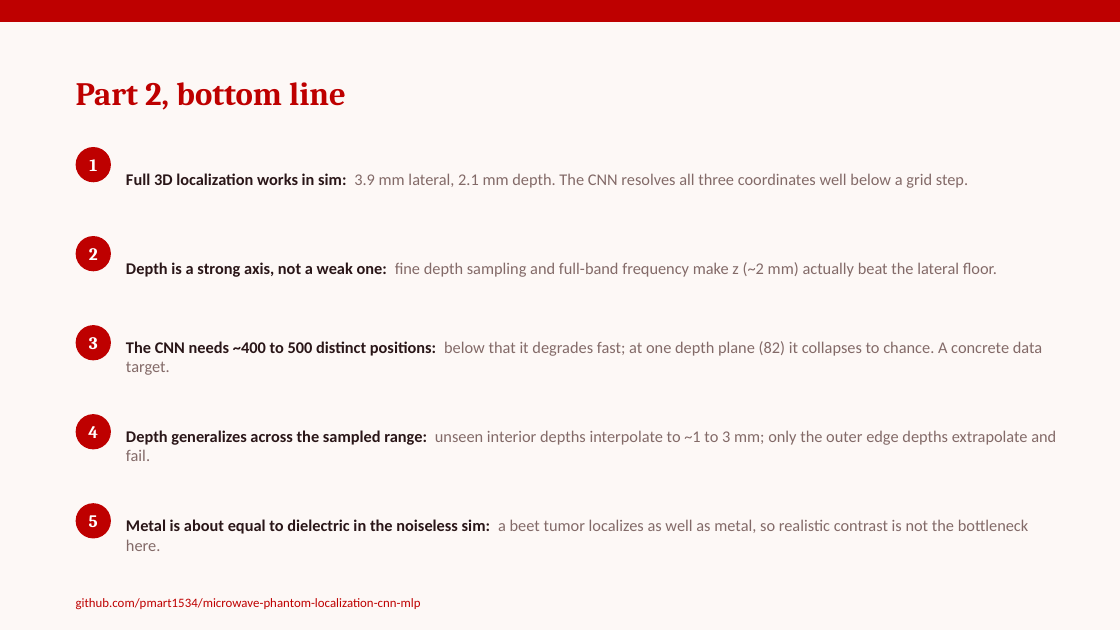
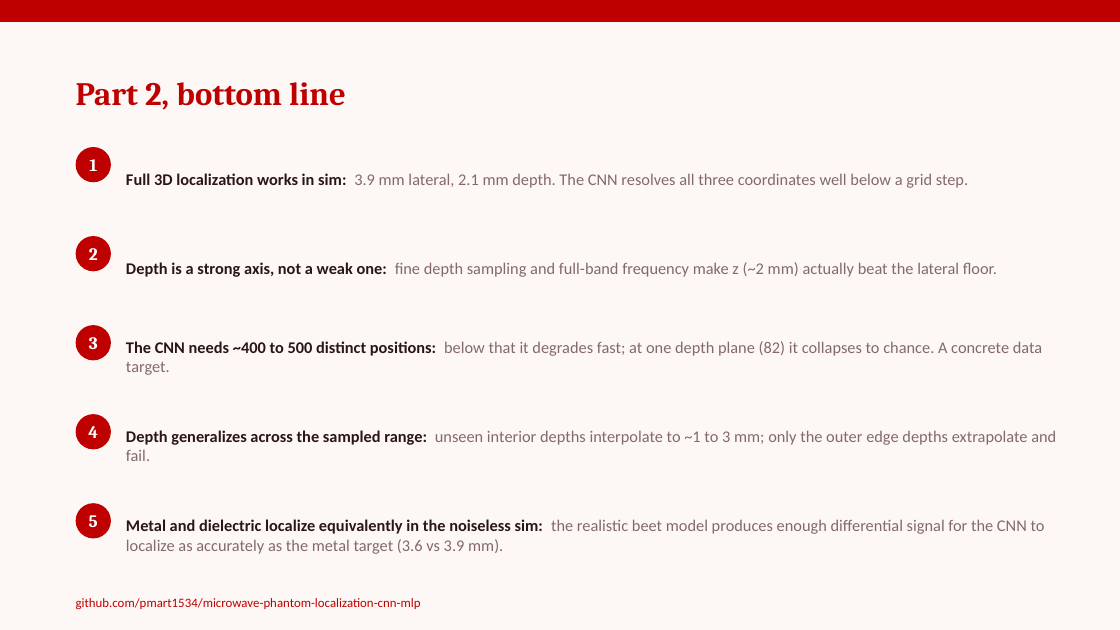
Before and after one commit to pmart1534/microwave-phantom-localization-cnn-mlp, a slide deck: slide 11 of regression_deck/Deck2_Simulated_Regression.pptx. Drawn at 1120x630 pixels with LibreOffice and Linux fonts; fonts in the diff are those of the drawing. Boxes give left, top, right and bottom in pixels: in the first picture for what was removed or moved away, otherwise in the second. Text is boxed around its words. In the diff, an @@ line names an element or a change of style, - is before the commit and + after.

```diff
--- a/regression_deck/Deck2_Simulated_Regression.pptx
+++ b/regression_deck/Deck2_Simulated_Regression.pptx
@@ text at (x1=126, y1=519, x2=1045, y2=554): text changed @@
-Metal is about equal to dielectric in the noiseless sim: a beet tumor localizes as well as metal, so realistic contrast is not the bottleneck here.
+Metal and dielectric localize equivalently in the noiseless sim: the realistic beet model produces enough differential signal for the CNN to localize as accurately as the metal target (3.6 vs 3.9 mm).
```
Also in this commit, not shown: 1 other slide changed, 19 other files.
